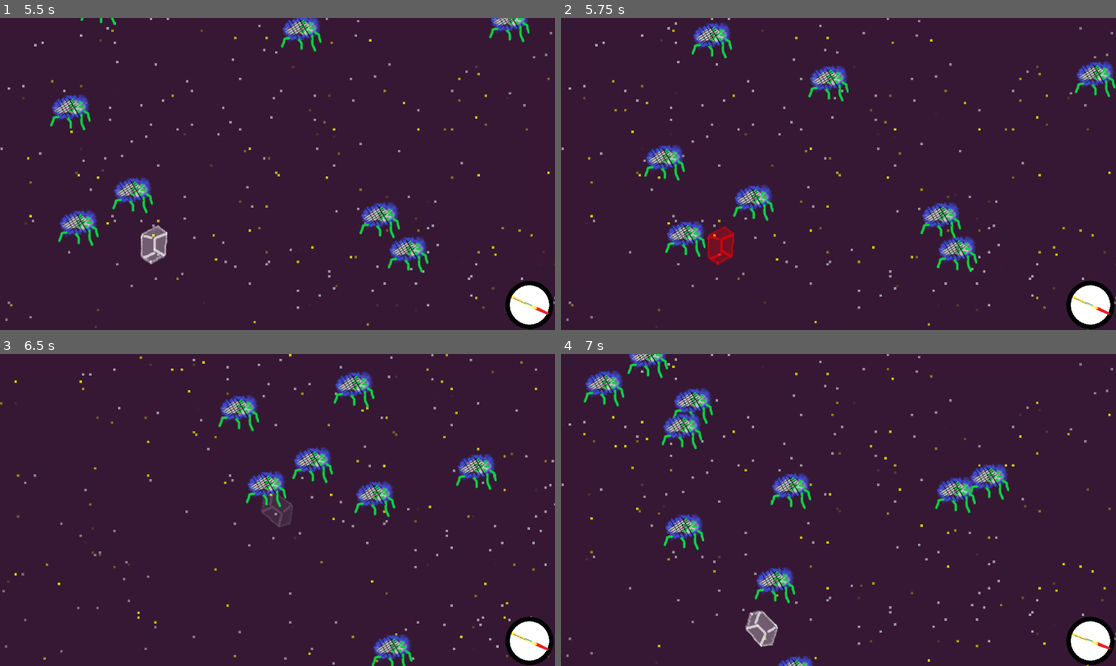
Above: before the commit, frames 1-4 (two rows, left to right).
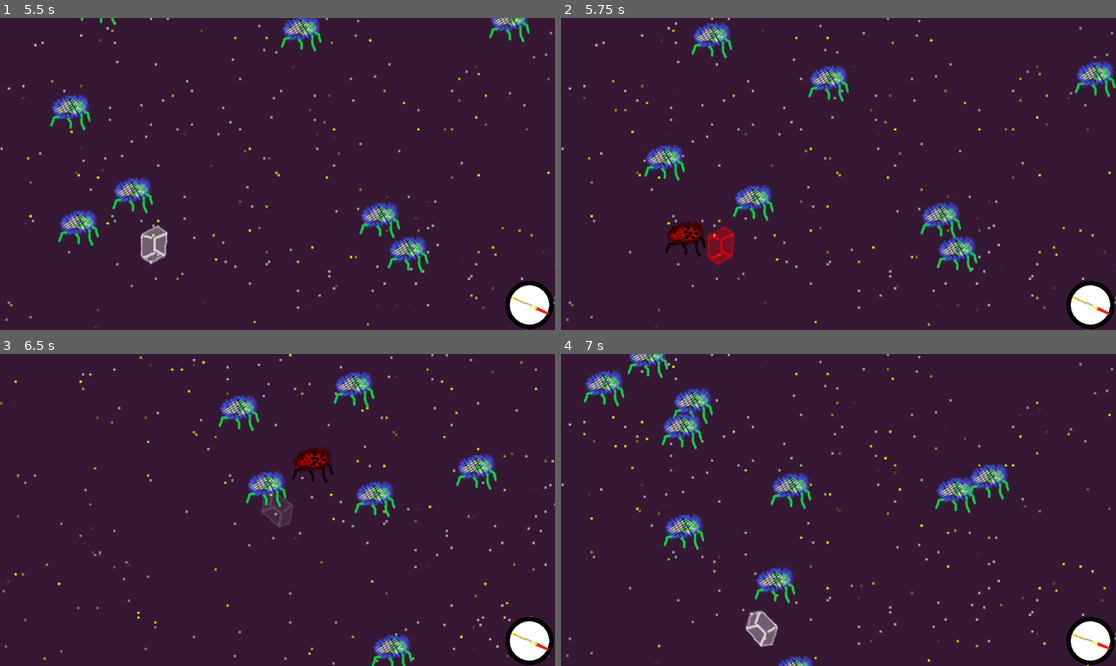
Above: after the commit, the same moments.

Repository: minicago/shika
Game: Godot game, scene res://tscns/game.tscn
Two runs of this game, one before a commit and one after it. Both use one fixed random seed, a clock stepped at 60 frames per second and the inputs below.
Inputs (mouse positions are in pixels of both pictures, inside the frame that each line leads up to):
- Up to frame 1 (5.5 s): move the mouse to (399, 158) at 0.52 s; press the mouse at (399, 158) at 0.53 s; hold Right (right) 0.53-1.28 s; move the mouse to (166, 189) at 1.27 s; release the mouse at (166, 189) at 1.28 s; hold Down (down) 1.28-2.03 s; click (166, 189) at 1.35 s; tap Enter at 2 s; move the mouse to (333, 105) at 2.02 s; press the mouse at (333, 105) at 2.03 s; hold Right (right) 2.03-2.78 s; move the mouse to (249, 236) at 2.77 s; release the mouse at (249, 236) at 2.78 s; hold Up (up) 2.78-3.53 s; click (249, 236) at 2.85 s; move the mouse to (444, 220) at 3.52 s; press the mouse at (444, 220) at 3.53 s; hold Left (left) 3.53-5.03 s; move the mouse to (111, 127) at 4.27 s; release the mouse at (111, 127) at 4.28 s; click (111, 127) at 4.35 s; move the mouse to (305, 174) at 5.02 s; press the mouse at (305, 174) at 5.03 s; hold Down (down) from 5.03 s (still down)
- Up to frame 2 (5.75 s): keep holding Down (down)
- Up to frame 3 (6.5 s): move the mouse to (194, 432) at 5.77 s; release Down (down) at 5.78 s; release the mouse at (194, 432) at 5.78 s; hold Right (right) from 5.78 s (still down); click (194, 432) at 5.85 s
- Up to frame 4 (7 s): move the mouse to (960, 494) at 6.52 s; release Right (right) at 6.53 s; press the mouse at (960, 494) at 6.53 s; hold Up (up) from 6.53 s (still down)

Frame 1 is identical in both runs. In frame 2, 0.5% of the frame differs, in the area x 18-27%, y 64-77%; in frame 3, 0.5%; in frame 4, nothing differs.

Commit message:
world summon

Diff:
--- a/scripts/function/objs/monster.gd
+++ b/scripts/function/objs/monster.gd
@@ -36,6 +36,7 @@
 	AI_append("follow")
 	AI_append("spider")
 	AI_append("abandon")
+	AI_append("modulate_hurt")
 
 func bump_handler_init():
 	bump_handler_append("box")
--- a/scripts/function/objs/rider.gd
+++ b/scripts/function/objs/rider.gd
@@ -3,7 +3,7 @@
 
 func resist() : return addon_info.get("resist")
 func lineResist() : return addon_info.get("lineResist")
-func rtimes() :return addon_info.get("rtimes")
+func rtimes() : return addon_info.get("rtimes")
 func brake() : return addon_info.get("brake")
 func power() : return addon_info.get("power")
 
--- a/scripts/function/world.gd
+++ b/scripts/function/world.gd
@@ -29,7 +29,7 @@
 	home.set_obj_position(Vector2(500,500))
 
 func instance_monster():
-	print("instance")
+	# print("instance")
 	var monster = Obj.new()
 	monster.obj_init("monster",null,lowlevel)
 	monster.set_obj_position(randf_range(1500.0,2000.0)*Vector2(1.0,0).rotated(randf_range(0,2*PI))+get_rider().get_obj_position())
